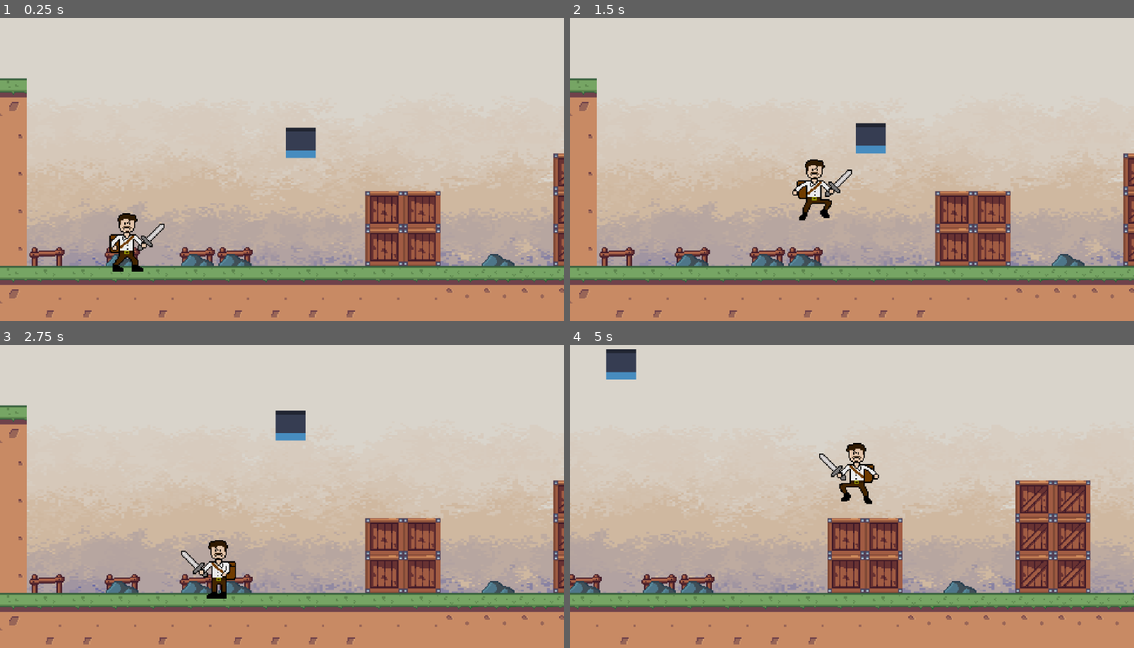
Above: before the commit, frames 1-4 (two rows, left to right).
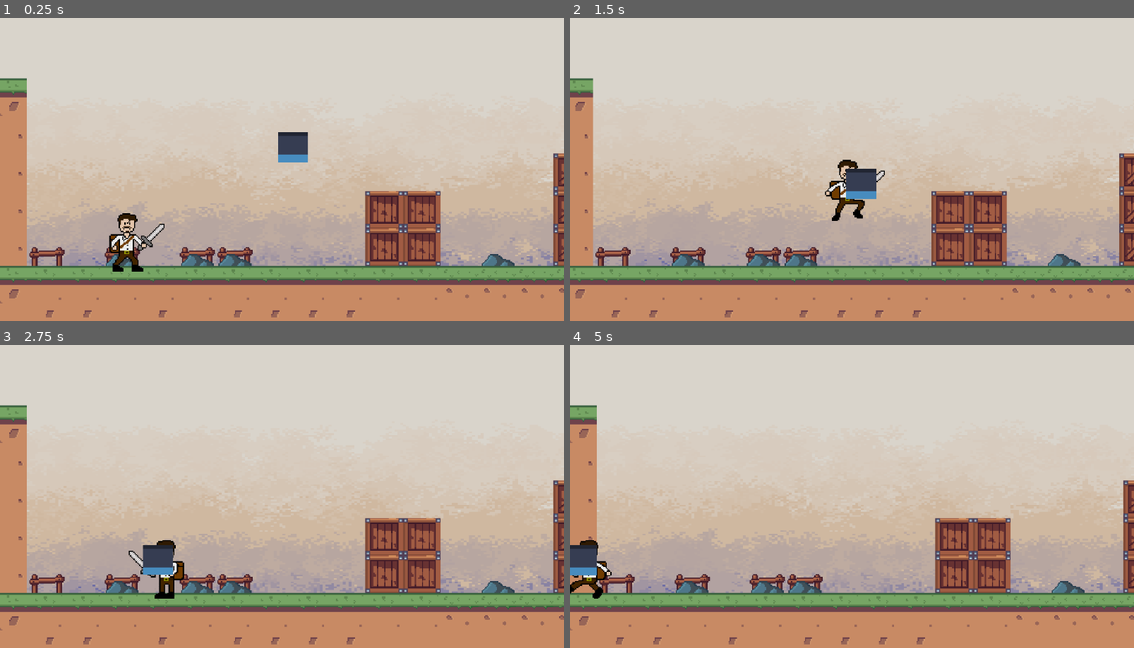
Above: after the commit, the same moments.

Repository: bscott519/ColossalCrisisGame
Game: Godot game, scene res://Scenes/level_1.tscn
The game is run twice, just before and just after one commit, with the same random seed, the same clock (stepped at 60 frames per second) and the same inputs. The engine's default icon, where the game draws it, is replaced by a stand-in: a white triangle on a blue panel in a dark square.
Inputs:
- Up to frame 1 (0.25 s): no input
- Up to frame 2 (1.5 s): hold D (right) from 0.53 s (still down); tap Space (jump) at 0.77 s
- Up to frame 3 (2.75 s): tap Space (jump) at 1.52 s; release D (right) at 2.03 s; hold A (left) from 2.03 s (still down)
- Up to frame 4 (5 s): release A (left) at 2.78 s; hold D (right) 2.78-4.28 s; tap Space (jump) at 3.02, 3.77, 4.52 s; hold A (left) from 4.28 s (still down)

The runs differ from the first frame. In frame 1, 0.5% of the frame differs, in the area x 49-57%, y 36-48%; in frame 2, 7.8%; in frame 3, 2.3%; in frame 4, 20%, in the area x 0-100%, y 1-99%.

Commit message:
more progress on flying enemy

Diff:
--- a/Scenes/darkbird.tscn
+++ b/Scenes/darkbird.tscn
@@ -68,7 +68,7 @@
 }]
 
 [sub_resource type="CircleShape2D" id="CircleShape2D_by4lu"]
-radius = 63.2851
+radius = 13.0
 
 [node name="darkbird" type="CharacterBody2D"]
 script = ExtResource("1_7te06")
--- a/Scenes/level_1.tscn
+++ b/Scenes/level_1.tscn
@@ -79,3 +79,7 @@
 
 [node name="darkbird" parent="." instance=ExtResource("4_y8ncn")]
 position = Vector2(329, 119)
+
+[node name="enemyOnlyColl" type="StaticBody2D" parent="."]
+
+[node name="CollisionPolygon2D" type="CollisionPolygon2D" parent="enemyOnlyColl"]
--- a/Scripts/darkbird.gd
+++ b/Scripts/darkbird.gd
@@ -5,23 +5,29 @@
 
 var is_chasing: bool
 
+var player: CharacterBody2D
+
 func _ready():
-	is_chasing = false
+	is_chasing = true
 
 func _process(delta):
 	move(delta)
 	handle_anims()
 
 func move(delta):
-	if !is_chasing:
+	if is_chasing:
+		player = Global.plyrbody
+		velocity = position.direction_to(player.position) * speed
+		dir.x = abs(velocity.x) / velocity.x
+	elif !is_chasing:
 		velocity += dir * speed * delta
 	move_and_slide()
 
 func _on_timer_timeout():
-	$Timer.wait_time = choose([1.0, 1.5, 2.0])
+	$Timer.wait_time = choose([0.5, 0.8])
 	if !is_chasing:
 		dir = choose([Vector2.RIGHT, Vector2.UP, Vector2.LEFT, Vector2.DOWN])
-		print(dir)
+
 
 func handle_anims():
 	var animated_sprite = $AnimatedSprite2D
--- a/Scripts/global.gd
+++ b/Scripts/global.gd
@@ -1 +1,3 @@
 extends Node
+
+var plyrbody: CharacterBody2D
--- a/Scripts/player.gd
+++ b/Scripts/player.gd
@@ -8,6 +8,8 @@
 # Get the gravity from the project settings to be synced with RigidBody nodes.
 var gravity = 900
 
+func _ready():
+	Global.plyrbody = self
 
 func _physics_process(delta):
 	# Add the gravity.
